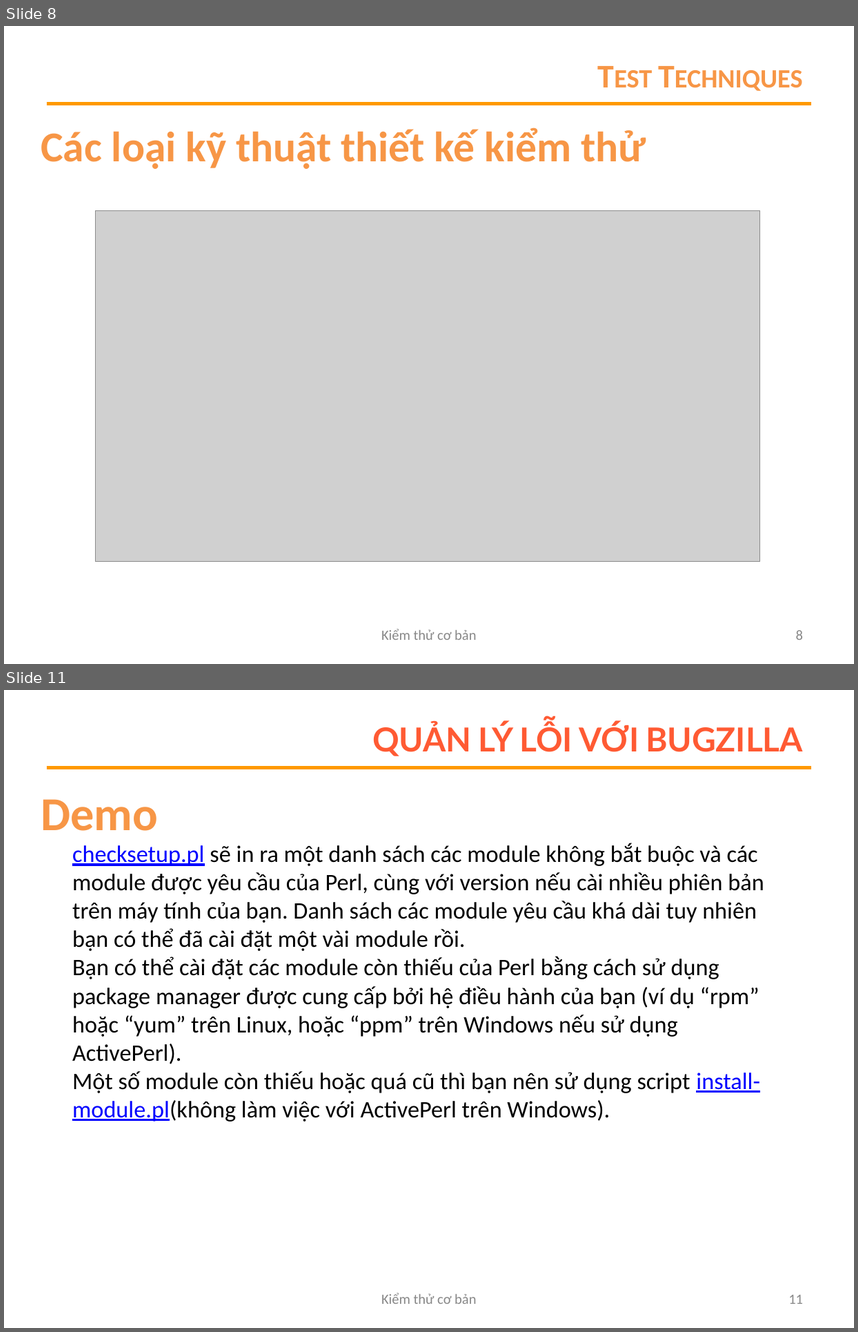
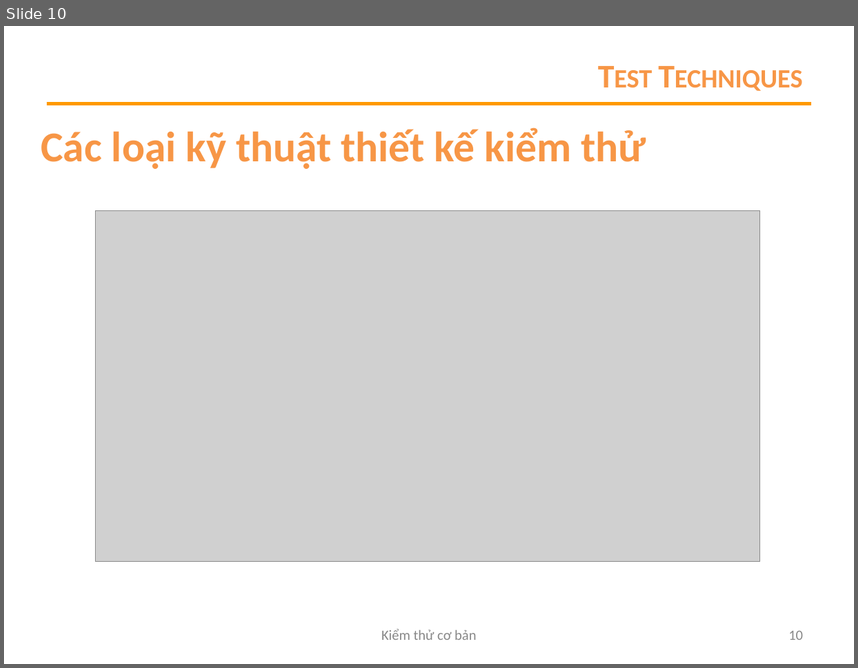
Before and after one commit to ngocvghy2000/AssignmentSOF303, a slide deck: Thuyết trình ngày 24-4-2020/thuyết_trình_nhóm_6.pptx. Shown one above the other, each under a label of ours: slides 8 and 11 before the commit, slide 10 after it; the slides between them are not shown. The pictures are 858x1332 and 858x668 pixels, drawn with LibreOffice and Linux fonts; fonts in the diff are those of the drawing; grey boxes stand for pictures; background and template pictures are left out. Boxes give left, top, right and bottom in pixels: in the first picture for what was removed or moved away, otherwise in the second. Text is boxed around its words. In the diff, an @@ line names an element or a change of style, - is before the commit and + after.

```diff
--- a/Thuyết trình ngày 24-4-2020/thuyết_trình_nhóm_6.pptx
+++ b/Thuyết trình ngày 24-4-2020/thuyết_trình_nhóm_6.pptx
@@ slide 11 removed at <box>4,690,854,1328</box>, background #FFFFFF; not listed: 1 template element that a slide beside it also shows @@
@@ title removed at <box>372,722,803,756</box> @@
-QUẢN LÝ LỖI VỚI BUGZILLA
@@ text removed at <box>41,799,158,831</box> @@
-Demo
@@ text removed at <box>72,842,764,1121</box> @@
-checksetup.pl sẽ in ra một danh sách các module không bắt buộc và các module được yêu cầu của Perl, cùng với version nếu cài nhiều phiên bản trên máy tính của bạn. Danh sách các module yêu cầu khá dài tuy nhiên bạn có thể đã cài đặt một vài module rồi.
-Bạn có thể cài đặt các module còn thiếu của Perl bằng cách sử dụng package manager được cung cấp bởi hệ điều hành của bạn (ví dụ “rpm” hoặc “yum” trên Linux, hoặc “ppm” trên Windows nếu sử dụng ActivePerl).
-Một số module còn thiếu hoặc quá cũ thì bạn nên sử dụng script install-module.pl(không làm việc với ActivePerl trên Windows).
@@ text removed at <box>381,1292,476,1303</box> @@
-Kiểm thử cơ bản
@@ page number removed at <box>789,1294,803,1303</box> @@
-11
@@ what was slide 8 is now slide 10 @@
@@ page number at <box>789,630,803,639</box>: text changed @@
-8
+10
```
Also in this commit, not shown: 1 slide changed, 2 slides added, 4 other slides removed.
